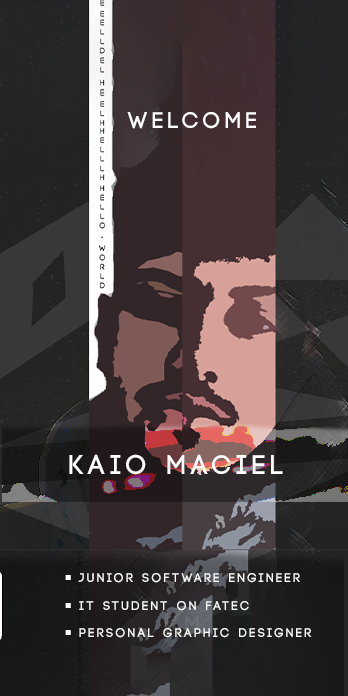
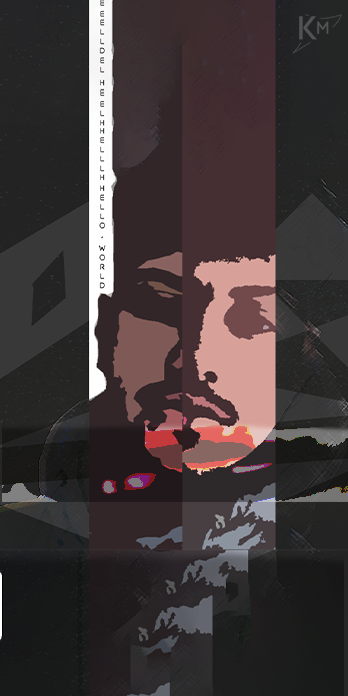
Layers edited between the first and the second 348 × 696 image:
hid "kaio maciel" over [69, 454, 283, 475]
renamed "• JUNIOR SOFTWARE ENGINEER • IT STUDENT ON FATEC • PERSONAL GRA" to "• JUNIOR SOFTWARE ENGINEER • IT STUDENT AT FATEC • PERSONAL GRA", hid it, painted on it over [65, 573, 312, 638]
hid "welcome" over [127, 111, 256, 129]
painted on "official_mark" over [156, 14, 342, 654]
